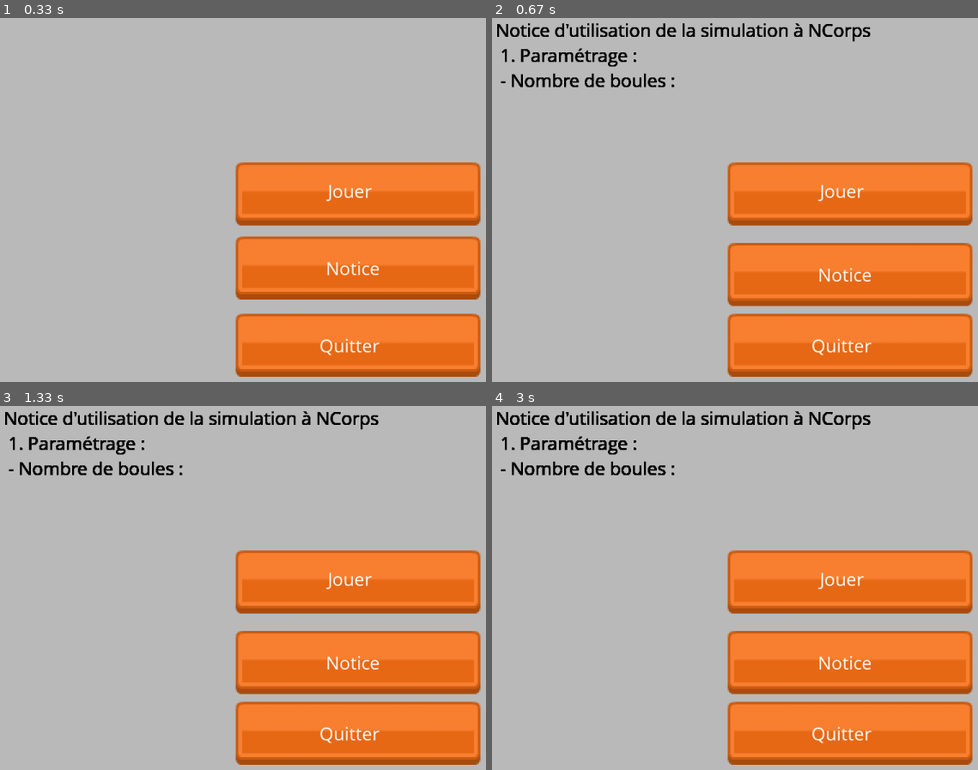
Above: before the commit, frames 1-4 (two rows, left to right).
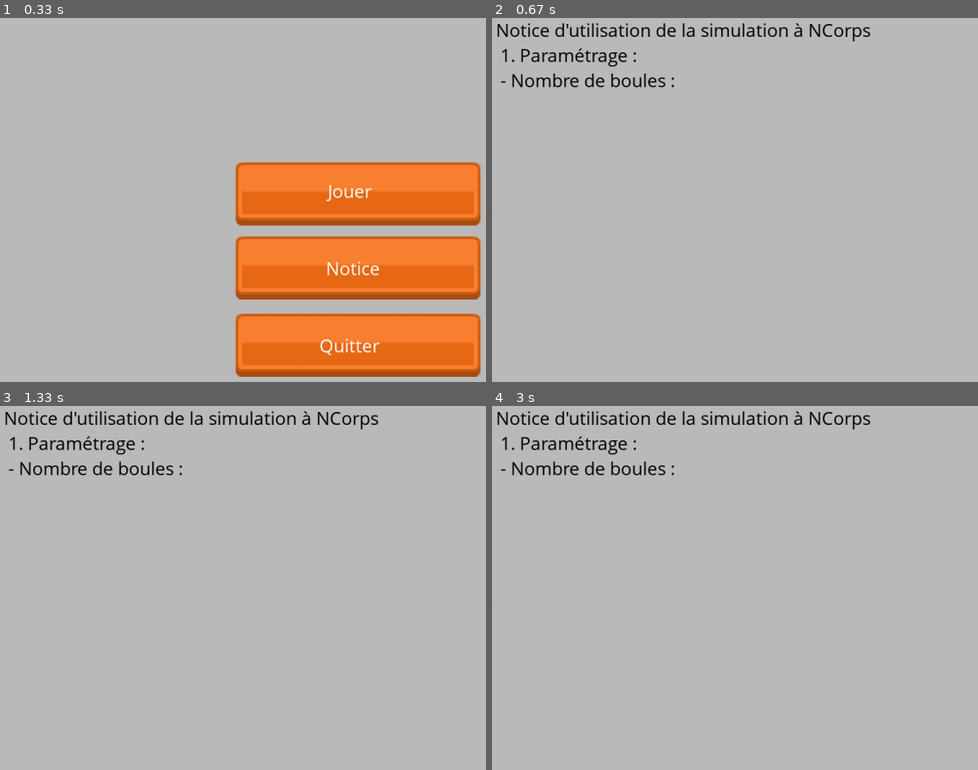
Above: after the commit, the same moments.

Repository: EmiLGS/simulation_Ncorps
Game: pygame game, started from Main.py
Two runs of this game, one before a commit and one after it. Both use one fixed random seed, a clock stepped at 60 frames per second and the inputs below.
Inputs (mouse positions are in pixels of both pictures, inside the frame that each line leads up to):
- Up to frame 1 (0.33 s): no input
- Up to frame 2 (0.67 s): click (851, 243) at 0.38 s
- Up to frame 3 (1.33 s): no input
- Up to frame 4 (3 s): no input

Frame 1 is identical in both runs. In frame 2, 28% of the frame differs, in the area x 1-99%, y 1-99%; in frame 3, 28%; in frame 4, 28%.

Commit message:
Menu fonctionnel de base

Diff:
--- a/view/ViewTestPygame.py
+++ b/view/ViewTestPygame.py
@@ -80,7 +80,9 @@
             pygame.display.flip()
 
             for event in pygame.event.get():
+                # Quitter
                 if event.type == pygame.QUIT:
+                    self.run_notice = False
                     pygame.quit()
 
                 # Evenements lors du clique
@@ -105,6 +107,7 @@
     def Notice(self):
         text = "Notice d'utilisation de la simulation à NCorps\n 1. Paramétrage :\n - Nombre de boules :"
 
+        # Fonction pour afficher zone de texte
         def display_text(surface, text, pos, font, color):
             collection = [word.split(' ') for word in text.splitlines()]
             space = font.size(' ')[0]
@@ -122,6 +125,13 @@
                 y += word_height
 
         while self.run_notice:
+            # Quitter
+            for event in pygame.event.get():
+                if event.type == pygame.QUIT:
+                    self.run_notice = False
+                    pygame.quit()
+
+            self.window_surface.blit(self.background, (0, 0))
             display_text(self.window_surface, text, (50,50), self.my_font, 'black')
             pygame.display.flip()
 
